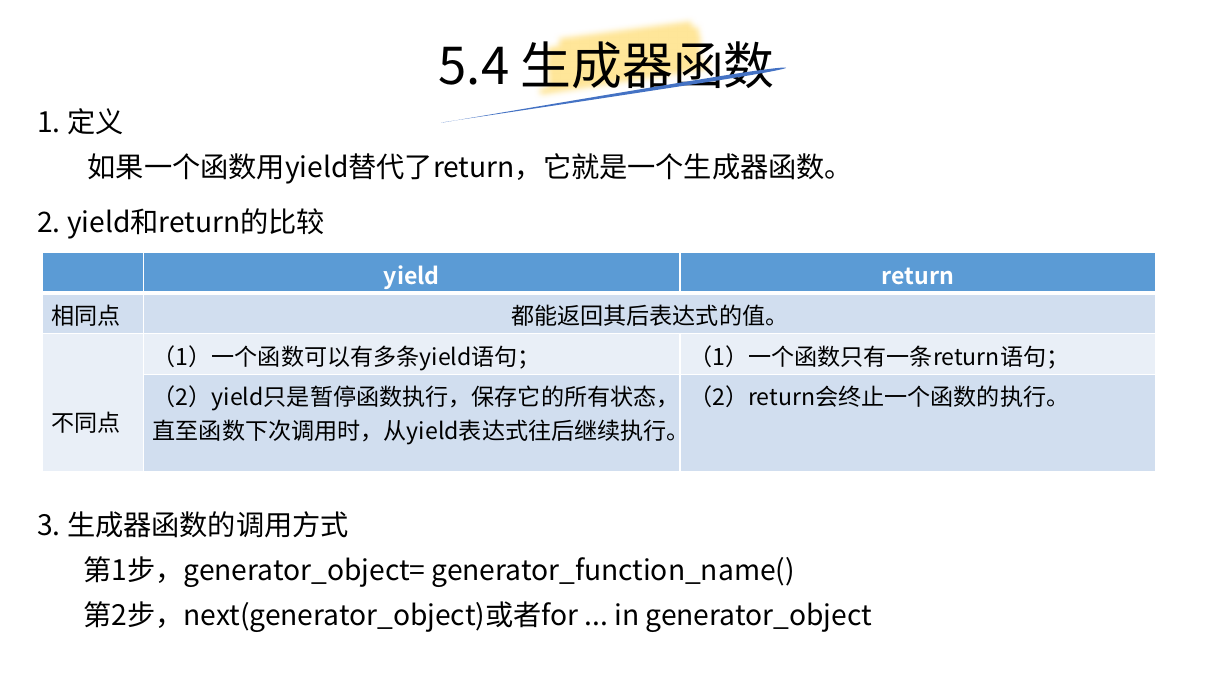
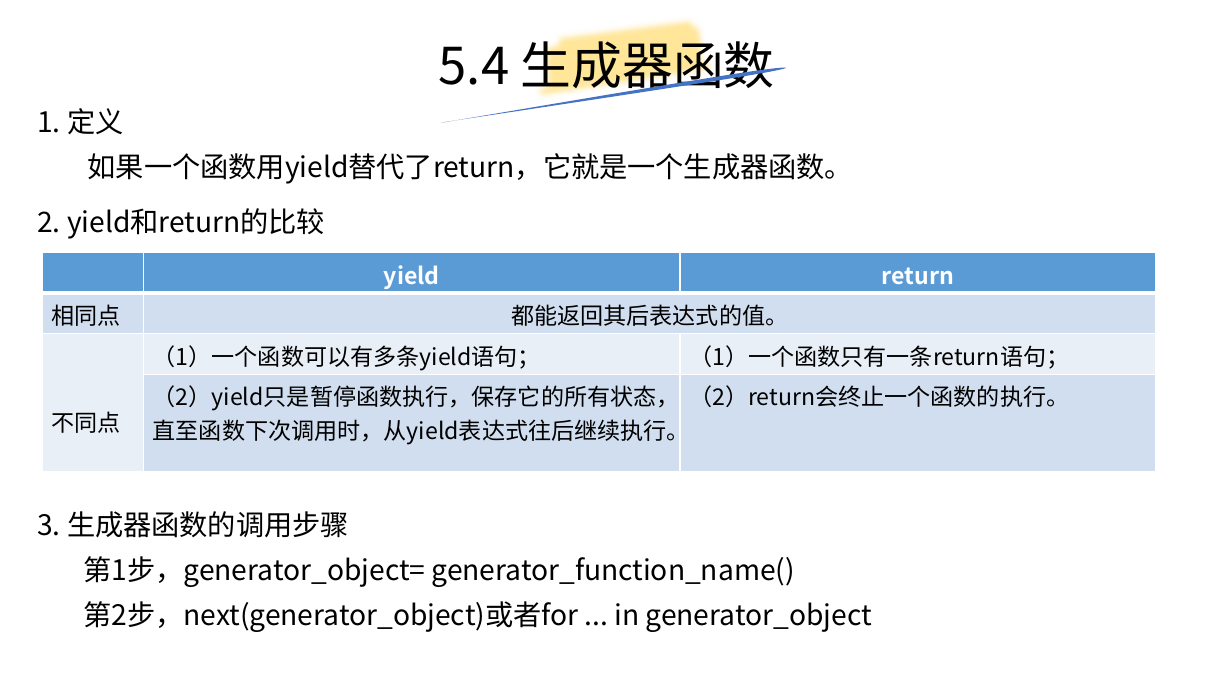
Before and after one commit to yiwenliu/CorePython, a slide deck: slide 34 of PPT/CorePython.pptx. Drawn at 1232x693 pixels with LibreOffice and Linux fonts; fonts in the diff are those of the drawing. Boxes give left, top, right and bottom in pixels: in the first picture for what was removed or moved away, otherwise in the second. Text is boxed around its words. In the diff, an @@ line names an element or a change of style, - is before the commit and + after.

```diff
--- a/PPT/CorePython.pptx
+++ b/PPT/CorePython.pptx
@@ text at bbox=[37, 511, 349, 538]: text changed @@
-3. 生成器函数的调用方式
+3. 生成器函数的调用步骤
```
Also in this commit, not shown: 6 other slides changed, 2 slides added, 2 other files.
